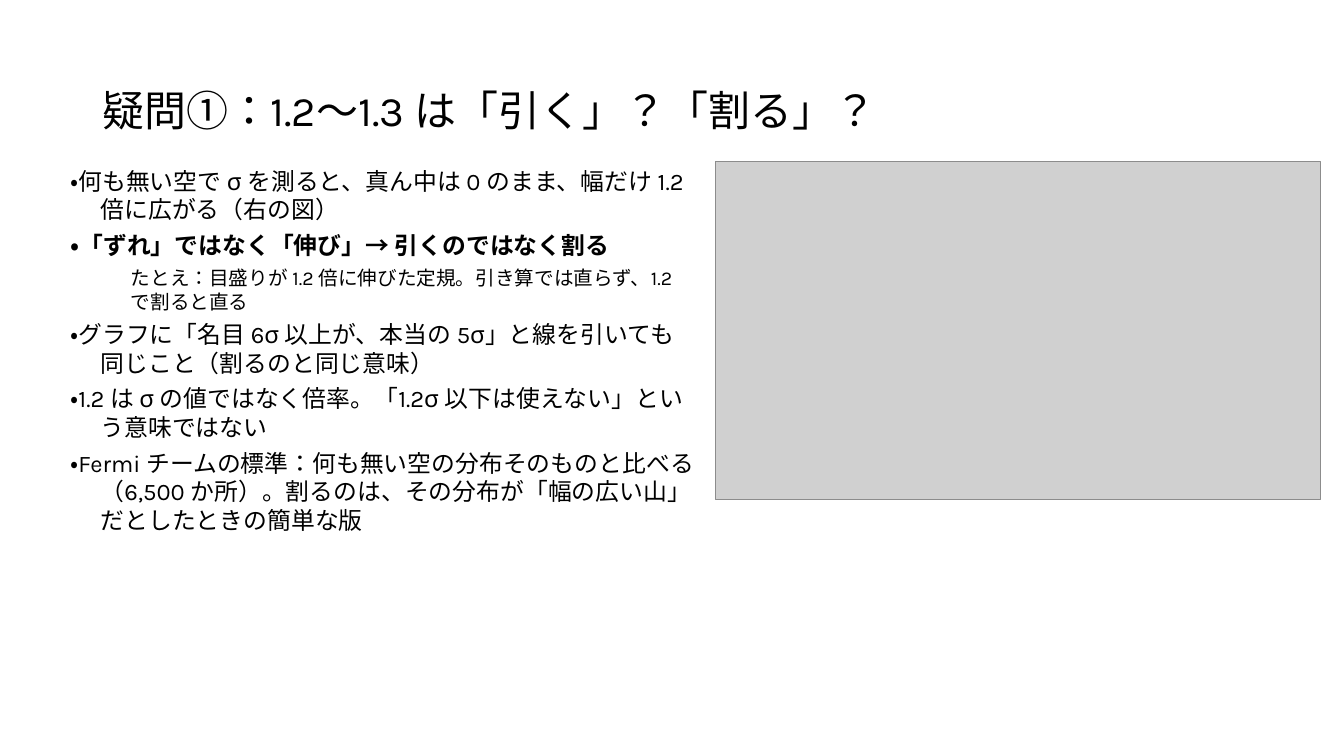
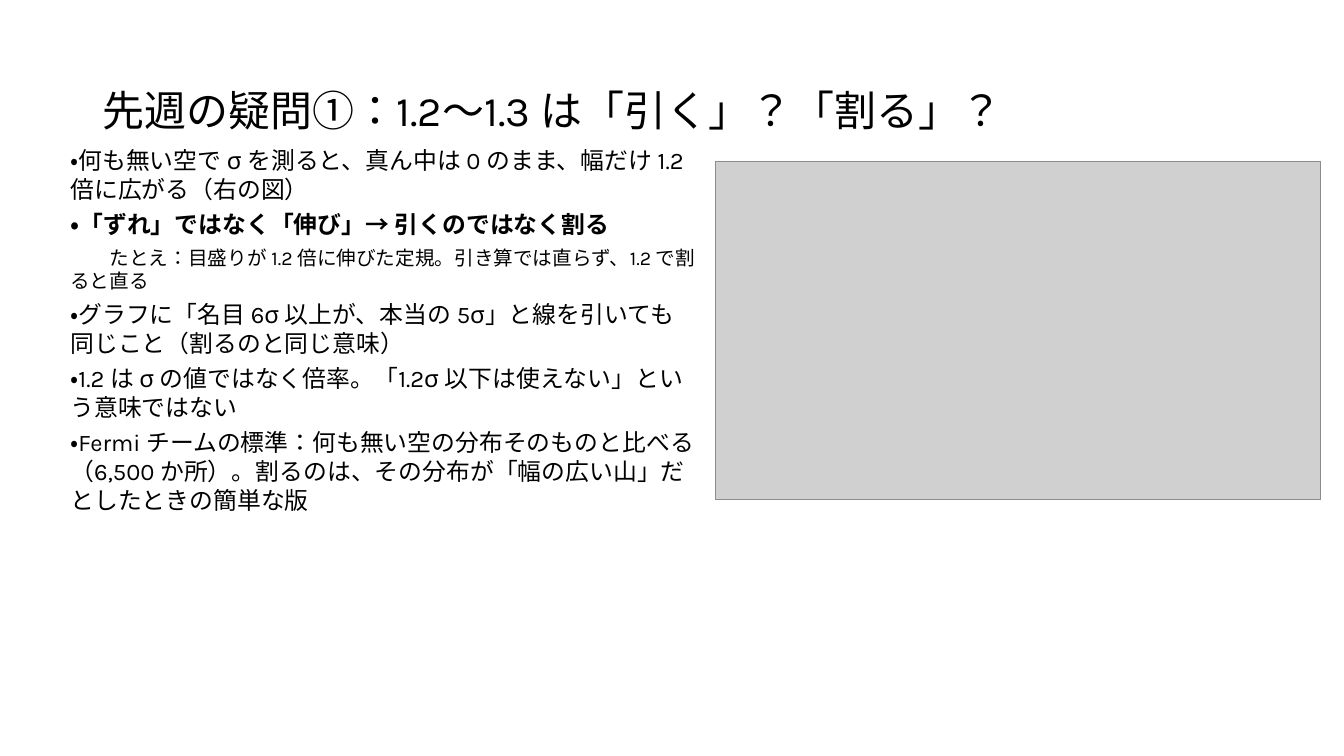
Before and after one commit to Mikann20041029/darkmatter-slides, a slide deck: slide 3 of slides/2026-10-09_研究報告_10枚版.pptx. Drawn at 1344x756 pixels with LibreOffice and Linux fonts; fonts in the diff are those of the drawing; grey boxes stand for pictures. Boxes give left, top, right and bottom in pixels: in the first picture for what was removed or moved away, otherwise in the second. Text is boxed around its words. In the diff, an @@ line names an element or a change of style, - is before the commit and + after.

```diff
--- a/slides/2026-10-09_研究報告_10枚版.pptx
+++ b/slides/2026-10-09_研究報告_10枚版.pptx
@@ title at (x1=102, y1=90, x2=1002, y2=130): text changed @@
-疑問①：1.2〜1.3 は「引く」？「割る」？
+先週の疑問①：1.2〜1.3 は「引く」？「割る」？
@@ text "・何も無い空で σ を測ると、真ん中は 0 のまま、幅だけ ..." moved from (x1=70, y1=170, x2=694, y2=531) to (x1=70, y1=149, x2=695, y2=511) @@
@@ text "・何も無い空で σ を測ると、真ん中は 0 のまま、幅だけ ..." at (x1=70, y1=149, x2=695, y2=511): indent changed @@
```
Also in this commit, not shown: 8 other slides changed.
